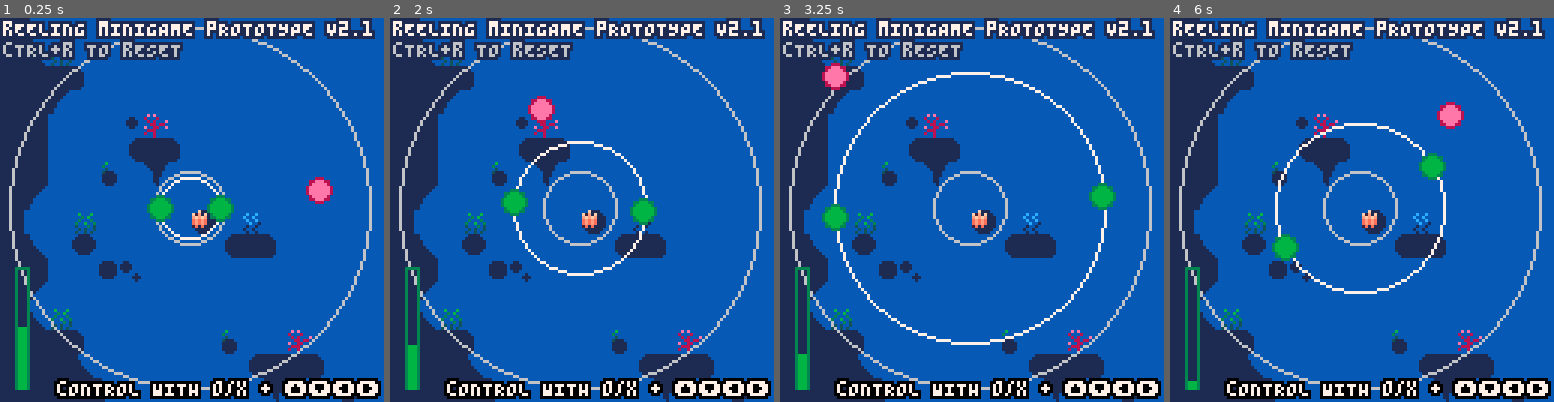
Above: before the commit, frames 1-4 (left to right).
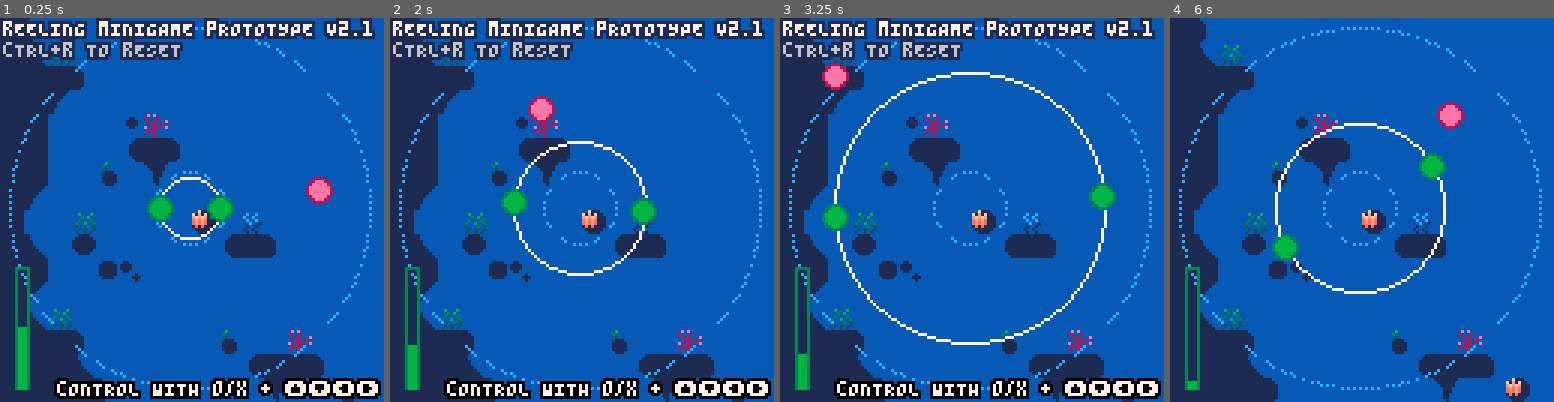
Above: after the commit, the same moments.

Repository: alexhlocke/AlexKotaFirstCart
Game: PICO-8 cartridge radial_minigame.p8
The game is run twice, just before and just after one commit, with the same random seed, the same clock (stepped at 60 frames per second) and the same inputs.
Inputs:
- Up to frame 1 (0.25 s): no input
- Up to frame 2 (2 s): tap X (X key) at 0.33, 1.07, 1.85 s; tap O (Z key) at 0.7, 1.7 s; hold Right from 1.6 s (still down)
- Up to frame 3 (3.25 s): release Right at 2.1 s; tap O (Z key) at 2.1, 2.5, 2.9 s; hold Up 2.15-2.42 s; hold Right 2.47-3.03 s; tap X (X key) at 2.97 s; hold Left from 3.08 s (still down)
- Up to frame 4 (6 s): tap O (Z key) every 0.4 s from 3.3 to 5.7 s; release Left at 3.58 s; hold Down 3.63-3.97 s; hold Right 4.02-4.68 s; tap X (X key) at 4.08, 5.2 s; hold Up 4.73-5.03 s; hold Left 5.08-5.68 s; hold Down from 5.73 s (still down)

The runs differ from the first frame. In frame 1, 1.9% of the frame differs, in the area x 2-97%, y 2-97%; in frame 2, 2.0%; in frame 3, 2.0%; in frame 4, 11%, in the area x 0-100%, y 0-100%.

Commit message:
Added build of Reeling minigame
Wanted to share and gets others' opinions so i made a quick build

Diff:
--- a/radial_minigame.p8
+++ b/radial_minigame.p8
@@ -59,7 +59,7 @@
 	 draw_hboxs()
  end
 
- if(t()<8)then
+ if(t()<6)then
 		bprint("rEELING mINIGAME pROTOTYPE V2.1",1,1,15,1)
 		bprint("cTRL+r TO rESET",1,8,14,1)
 		bprint("cONTROL WITH o/x + ⬆️⬇️⬅️➡️",19,121,15,0)
@@ -328,8 +328,10 @@
  yp=cam.y+63
 
  --draw outer/inner limit circs
- circ(xp,yp,wheel.min_r,14)
- circ(xp,yp,wheel.max_r,14)
+ fillp(▒)
+ circ(xp,yp,wheel.min_r,3)
+ circ(xp,yp,wheel.max_r,3)
+ fillp()
 
  --draw actual wheel
  circ(xp,yp,wheel.radius,15)
Not shown, added: radial_minigame.bin/radial_minigame.app/Contents/Frameworks/SDL2.framework/Resources/License.txt
Not shown, added: radial_minigame.bin/radial_minigame.app/Contents/Frameworks/SDL2.framework/Resources/ReadMe.txt
Not shown, added: radial_minigame.bin/radial_minigame.app/Contents/Frameworks/SDL2.framework/Versions/A/Resources/License.txt
Not shown, added: radial_minigame.bin/radial_minigame.app/Contents/Frameworks/SDL2.framework/Versions/A/Resources/ReadMe.txt
Not shown, added: radial_minigame.bin/radial_minigame.app/Contents/Frameworks/SDL2.framework/Versions/Current/Resources/License.txt
Not shown, added: radial_minigame.bin/radial_minigame.app/Contents/Frameworks/SDL2.framework/Versions/Current/Resources/ReadMe.txt
Not shown, changed: 130 lines of the sprite sheet (__gfx__) section of radial_minigame.p8
Not shown, changed: the thumbnail (__label__) section of radial_minigame.p8
Not shown, added: radial_minigame.bin/linux/data.pod
Not shown, added: radial_minigame.bin/radial_minigame.app/Contents/Frameworks/SDL2.framework/Headers/SDL.h
Not shown, added: radial_minigame.bin/radial_minigame.app/Contents/Frameworks/SDL2.framework/Headers/SDL2/SDL.h
Not shown, added: radial_minigame.bin/radial_minigame.app/Contents/Frameworks/SDL2.framework/Headers/SDL2/SDL_assert.h
(and 192 more such lines)
